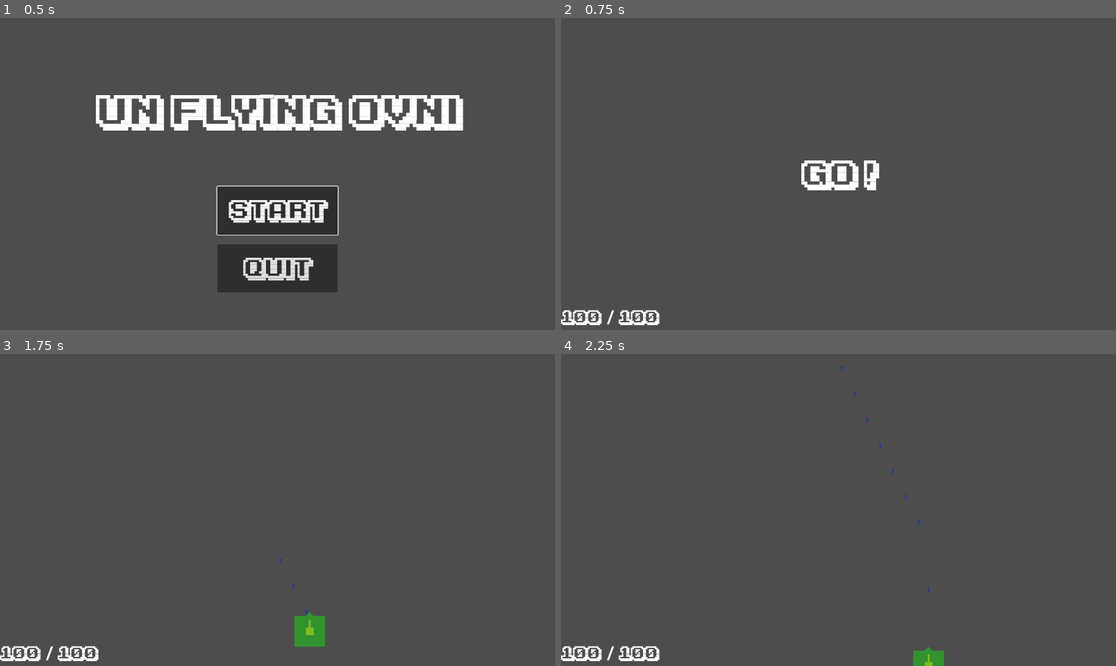
Above: before the commit, frames 1-4 (two rows, left to right).
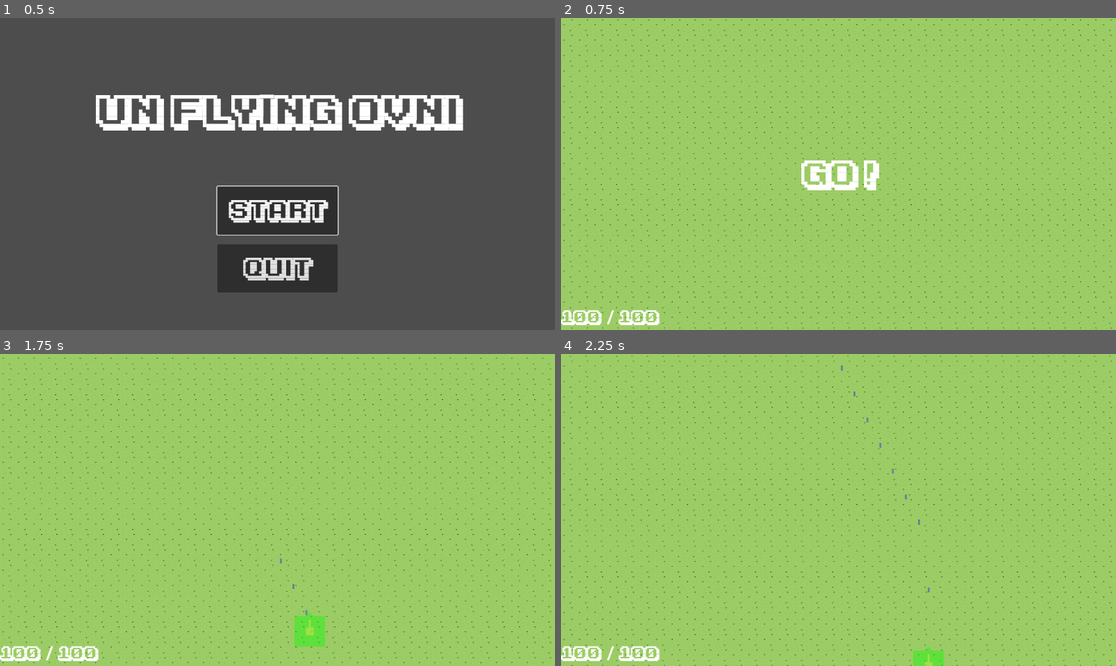
Above: after the commit, the same moments.

Repository: mmyumu/OVNI-godot
Game: Godot game, scene res://menu.tscn
Two runs of this game, one before a commit and one after it. Both use one fixed random seed, a clock stepped at 60 frames per second and the inputs below.
Inputs (mouse positions are in pixels of both pictures, inside the frame that each line leads up to):
- Up to frame 1 (0.5 s): no input
- Up to frame 2 (0.75 s): click "Start" at 0.5 s
- Up to frame 3 (1.75 s): tap Enter at 1.25 s; move the mouse to (399, 494) at 1.27 s; hold Right (move_right) from 1.28 s (still down); hold Space (shoot) from 1.28 s (still down); click (399, 494) at 1.42 s
- Up to frame 4 (2.25 s): move the mouse to (727, 525) at 2.02 s; release Right (move_right) at 2.03 s; release Space (shoot) at 2.03 s; hold Down (move_down) from 2.03 s (still down); tap Space (shoot) at 2.1 s

Frame 1 is identical in both runs. In frame 2, 99% of the frame differs, in the area x 0-100%, y 0-100%; in frame 3, 100%; in frame 4, 100%.

Commit message:
Add scrolling background

Diff:
--- /dev/null
+++ b/background.gd
@@ -0,0 +1,13 @@
+extends ParallaxBackground
+
+@export var speed = 800.0
+
+@export var direction = Vector2.DOWN
+
+# Called when the node enters the scene tree for the first time.
+func _ready():
+	pass # Replace with function body.
+
+
+func _process(delta):
+	scroll_base_offset += (speed * direction) * delta
--- /dev/null
+++ b/background.tscn
@@ -0,0 +1,18 @@
+[gd_scene load_steps=3 format=3 uid="uid://brxino6mmdeq0"]
+
+[ext_resource type="Script" path="res://background.gd" id="1_7o7v0"]
+[ext_resource type="Texture2D" uid="uid://b7b2irfekiwx7" path="res://art/background_grass.png" id="2_qe770"]
+
+[node name="Background" type="ParallaxBackground"]
+script = ExtResource("1_7o7v0")
+
+[node name="ParallaxLayer" type="ParallaxLayer" parent="."]
+motion_mirroring = Vector2(0, 1080)
+
+[node name="Sprite2D" type="Sprite2D" parent="ParallaxLayer"]
+texture_filter = 1
+texture_repeat = 2
+texture = ExtResource("2_qe770")
+centered = false
+region_enabled = true
+region_rect = Rect2(0, 0, 1152, 1080)
--- a/main_stage.tscn
+++ b/main_stage.tscn
@@ -1,9 +1,10 @@
-[gd_scene load_steps=5 format=3 uid="uid://blbpq1q6ur422"]
+[gd_scene load_steps=6 format=3 uid="uid://blbpq1q6ur422"]
 
 [ext_resource type="PackedScene" uid="uid://xsyxsqvbvltk" path="res://player/player.tscn" id="1_gy300"]
 [ext_resource type="Script" path="res://main_stage.gd" id="1_holjf"]
 [ext_resource type="PackedScene" uid="uid://csrjim7erxwl" path="res://hud.tscn" id="3_ww8p0"]
 [ext_resource type="PackedScene" uid="uid://dgamdwdlcwo4c" path="res://enemies/spawner.tscn" id="4_hcxan"]
+[ext_resource type="PackedScene" uid="uid://brxino6mmdeq0" path="res://background.tscn" id="5_0nbiv"]
 
 [node name="MainStage" type="Node"]
 script = ExtResource("1_holjf")
@@ -17,6 +18,8 @@
 
 [node name="SpawnTimer" type="Timer" parent="Spawner"]
 
+[node name="Background" parent="." instance=ExtResource("5_0nbiv")]
+
 [connection signal="shoot" from="Player" to="." method="_on_player_shoot"]
 [connection signal="start_play" from="HUD" to="." method="_on_hud_start_play"]
 [connection signal="timeout" from="Spawner/SpawnTimer" to="." method="_on_spawn_timer_timeout"]
--- a/player/player.gd
+++ b/player/player.gd
@@ -30,6 +30,5 @@
 	shoot.emit(projectile, direction, location)
 
 func _on_area_shape_entered(area_rid, area, area_shape_index, local_shape_index):
-	print("on area shape entered player: %s" % area)
 	if area.is_in_group("Enemies"):
 		hp -= 10
--- a/player/player.tscn
+++ b/player/player.tscn
@@ -6,17 +6,20 @@
 [sub_resource type="RectangleShape2D" id="RectangleShape2D_ljunf"]
 size = Vector2(48, 48)
 
+[sub_resource type="GDScript" id="GDScript_5a0i8"]
+
 [node name="Player" type="Area2D" groups=["Player"]]
 script = ExtResource("1_wglp7")
 
 [node name="CollisionShape2D" type="CollisionShape2D" parent="."]
 shape = SubResource("RectangleShape2D_ljunf")
 
-[node name="Polygon2D" type="Polygon2D" parent="."]
+[node name="PlayerShape" type="Polygon2D" parent="."]
 position = Vector2(1.90735e-06, 6.4)
 scale = Vector2(0.4, 0.8)
 color = Color(0.0156863, 1, 0, 0.392157)
 polygon = PackedVector2Array(80, 32, 0, 32, -80, 32, -80, -48, -20, -48, -4.76837e-06, -58, 20, -48, 80, -48)
+script = SubResource("GDScript_5a0i8")
 
 [node name="Turret" parent="." instance=ExtResource("2_k5108")]
 fire_rate = 20.0
--- a/player/turret.gd
+++ b/player/turret.gd
@@ -1,4 +1,4 @@
-extends Area2D
+extends Polygon2D
 
 @export var rotation_speed = 5
 @export var fire_rate: float = 2 # Fire/second - TODO: should be computed from player fire_rate and specific projectile fire_rate
--- a/player/turret.tscn
+++ b/player/turret.tscn
@@ -2,15 +2,10 @@
 
 [ext_resource type="Script" path="res://player/turret.gd" id="1_4qfjp"]
 
-[node name="Turret" type="Area2D"]
+[node name="Turret" type="Polygon2D"]
+color = Color(1, 0.877167, 0.33, 0.392157)
+polygon = PackedVector2Array(-2, -8, -2, -24, 2, -24, 2, -8, 8, -8, 8, 8, -8, 8, -8, -8)
 script = ExtResource("1_4qfjp")
-
-[node name="Polygon2D" type="Polygon2D" parent="."]
-color = Color(1, 1, 0, 0.392157)
-polygon = PackedVector2Array(8, 8, -8, 8, -8, -8, -2, -8, -2, -24, 2, -24, 2, -8, 8, -8)
-
-[node name="CannonMouth2" type="Area2D" parent="."]
-position = Vector2(0, -26)
 
 [node name="CannonMouth" type="Marker2D" parent="."]
 position = Vector2(0, -26)
Binary file added: art/background_grass.png
Not shown, added: art/background_grass.png.import
Not shown: 1 places in player/player.tscn that only renumber resources
